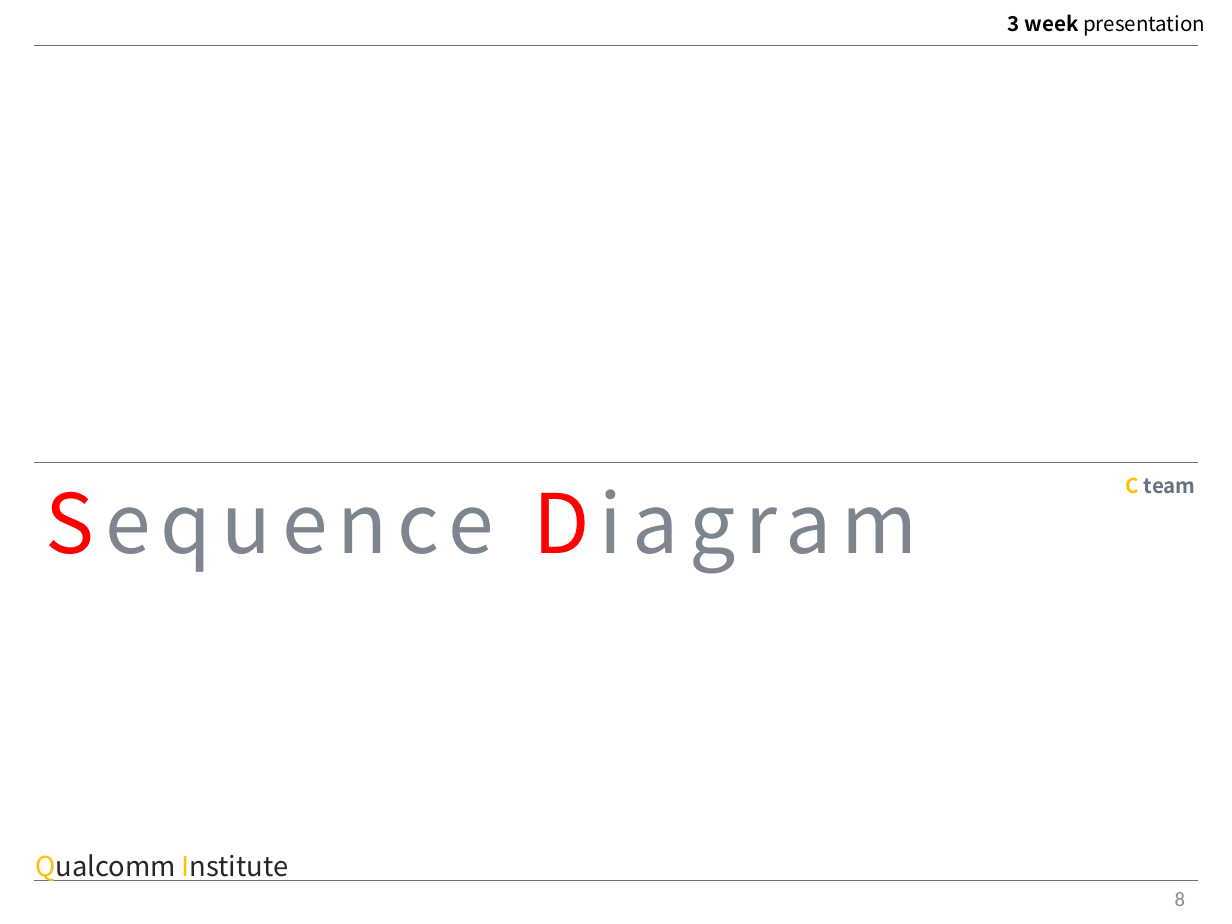
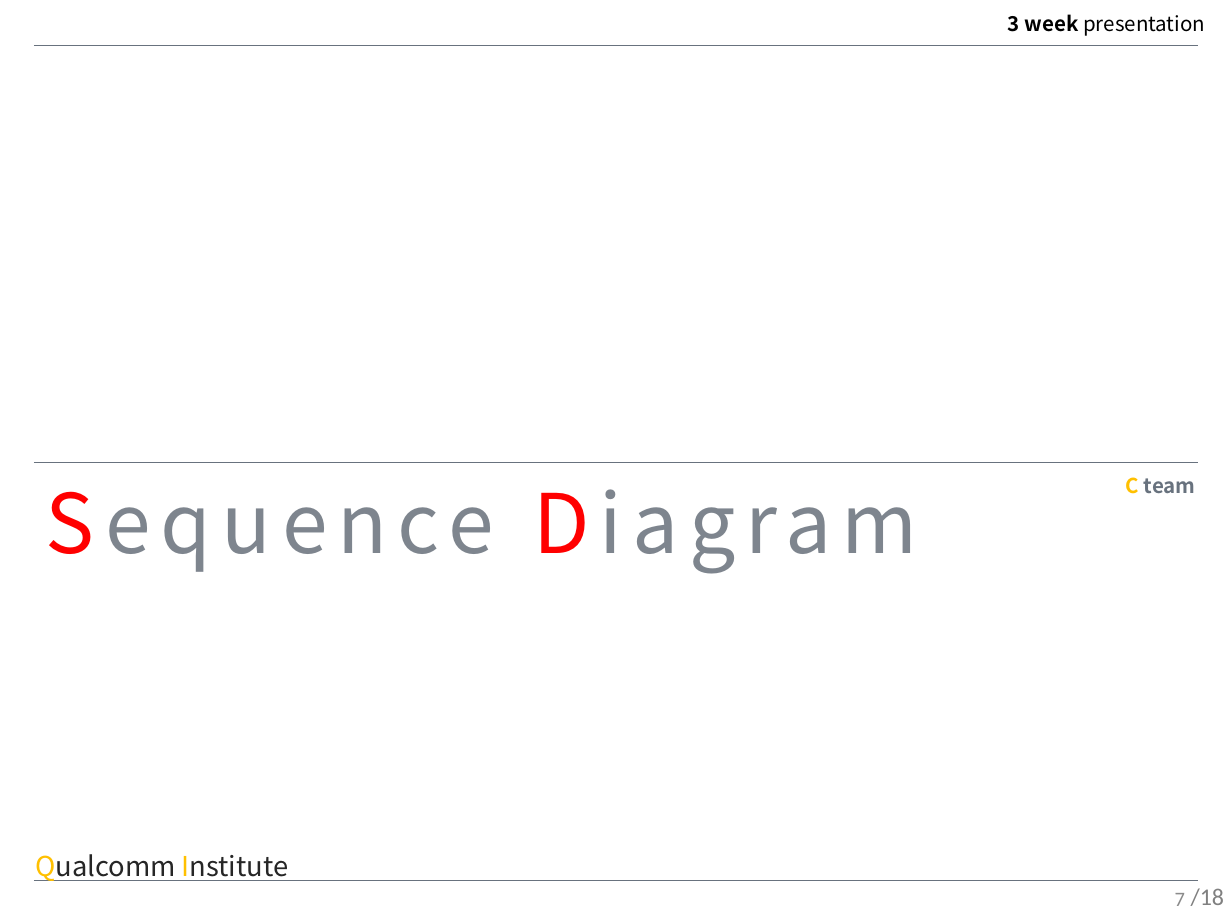
Before and after one commit to MAENGSOOHOON/summer2017IoT, a slide deck: slide 7 of 3week/ppt/3week.pptx (slide 8 before the commit). Drawn at 1232x924 pixels with LibreOffice and Linux fonts; fonts in the diff are those of the drawing. Boxes give left, top, right and bottom in pixels: in the first picture for what was removed or moved away, otherwise in the second. Text is boxed around its words. In the diff, an @@ line names an element or a change of style, - is before the commit and + after.

```diff
--- a/3week/ppt/3week.pptx
+++ b/3week/ppt/3week.pptx
@@ page number at bbox=[1175, 893, 1185, 906]: text changed @@
-8
+7
@@ text added at bbox=[1191, 888, 1225, 906], 14 pt, text #808080 @@
+/18
```
Also in this commit, not shown: 13 other slides changed, 4 slides added, 5 slides removed, 2 other files.
